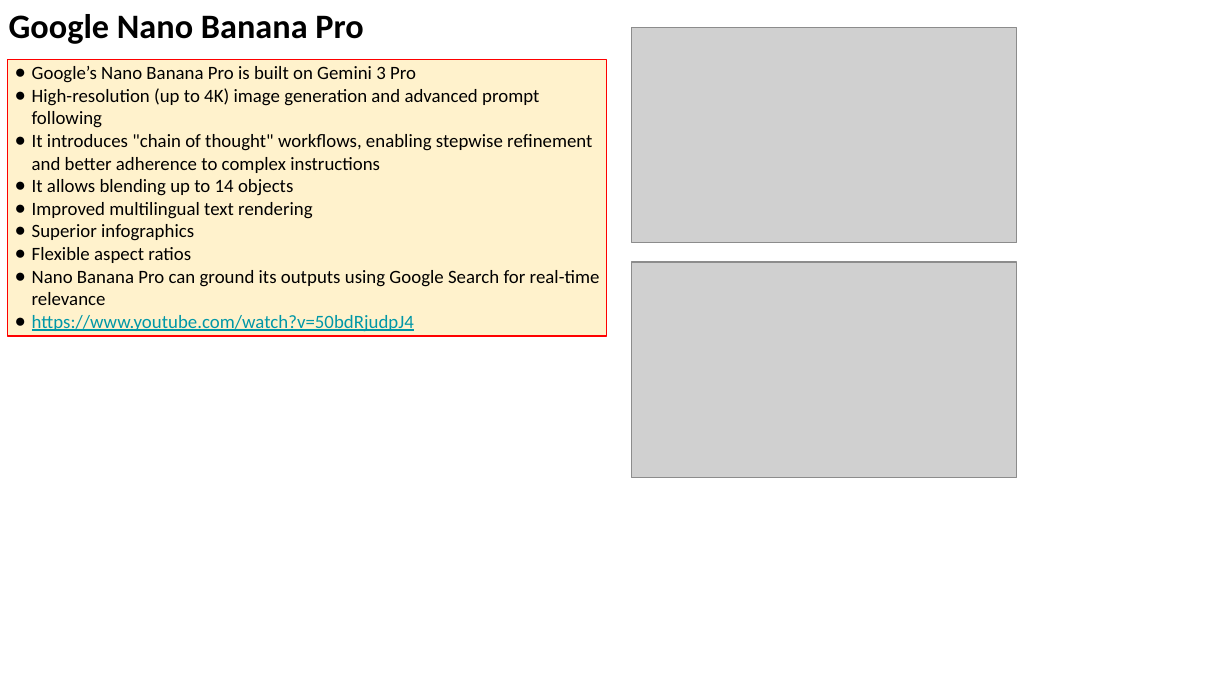
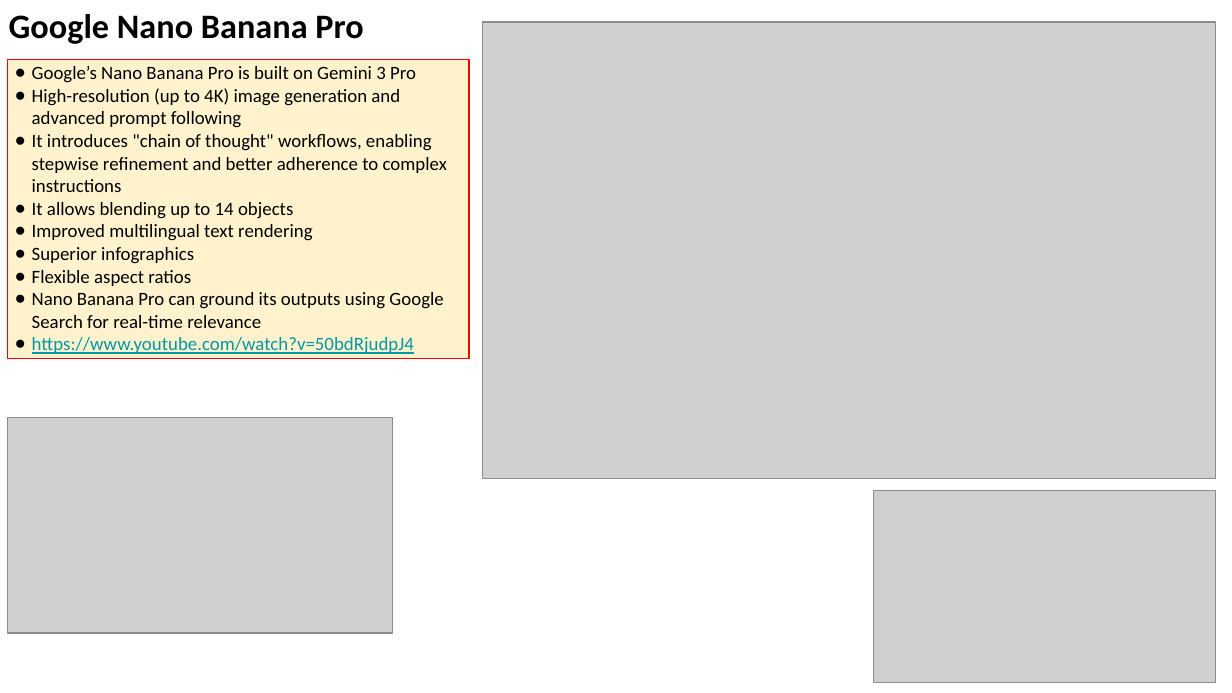
Before and after one commit to lselector/seminar, a slide deck: slide 5 of 2025/2025-11-21-AI-Updates.pptx. Drawn at 1232x693 pixels with LibreOffice and Linux fonts; fonts in the diff are those of the drawing; grey boxes stand for pictures. Boxes give left, top, right and bottom in pixels: in the first picture for what was removed or moved away, otherwise in the second. Text is boxed around its words. In the diff, an @@ line names an element or a change of style, - is before the commit and + after.

```diff
--- a/2025/2025-11-21-AI-Updates.pptx
+++ b/2025/2025-11-21-AI-Updates.pptx
@@ picture added at bbox=[483, 22, 1216, 479] @@
@@ rectangle "Google’s Nano Banana Pro is ...": place and size @@
-rectangle "Google’s Nano Banana Pro is ..." at bbox=[7, 59, 606, 335]
+rectangle "Google’s Nano Banana Pro is ..." at bbox=[7, 59, 469, 359]
@@ picture removed at bbox=[632, 262, 1016, 478] @@
@@ picture: place and size @@
-picture at bbox=[632, 27, 1016, 243]
+picture at bbox=[7, 418, 392, 633]
@@ picture added at bbox=[873, 490, 1216, 683] @@
```
Also in this commit, not shown: 2 other slides changed.
